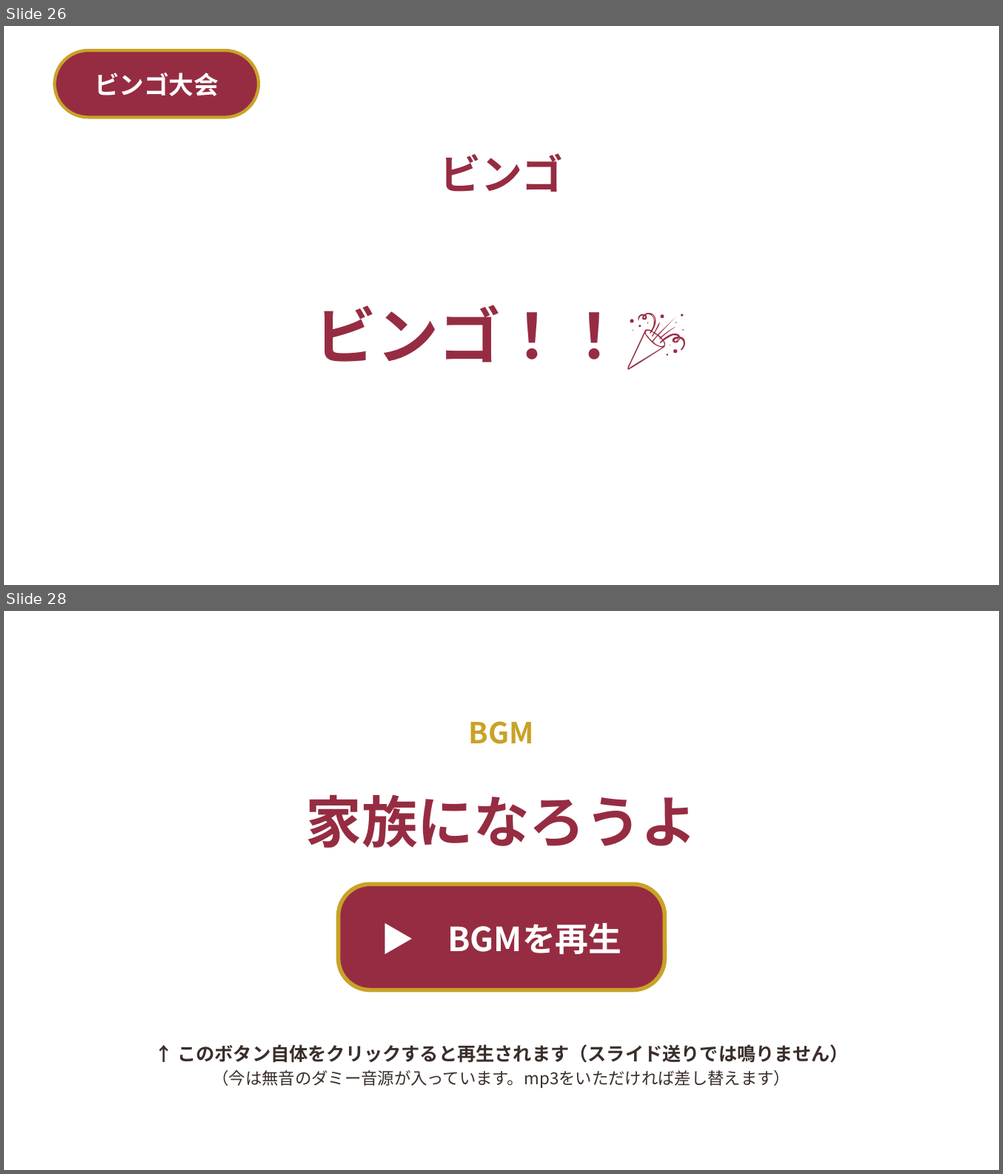
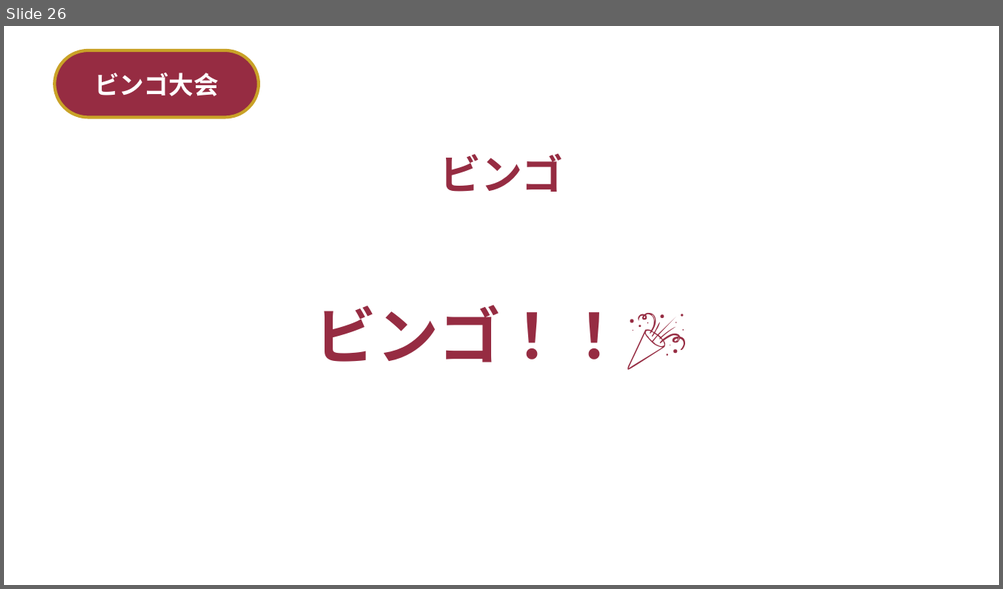
Before and after one commit to st01ohn03-coder/simple-alarm, a slide deck: wedding-deck/build/結婚式_マルバツクイズ＆ビンゴ.pptx. Shown one above the other, each under a label of ours: slides 26 and 28 before the commit, slide 26 after it; the slides between them are not shown. The pictures are 1003x1174 and 1003x589 pixels, drawn with LibreOffice and Linux fonts; fonts in the diff are those of the drawing; background and template pictures are left out. Boxes give left, top, right and bottom in pixels: in the first picture for what was removed or moved away, otherwise in the second. Text is boxed around its words. In the diff, an @@ line names an element or a change of style, - is before the commit and + after.

```diff
--- a/wedding-deck/build/結婚式_マルバツクイズ＆ビンゴ.pptx
+++ b/wedding-deck/build/結婚式_マルバツクイズ＆ビンゴ.pptx
@@ slide 28 removed at bbox=[4, 611, 999, 1170], background picture (left out) @@
@@ text removed at bbox=[469, 721, 534, 744] @@
-BGM
@@ text removed at bbox=[305, 795, 697, 848] @@
-家族になろうよ
@@ rounded rectangle removed at bbox=[338, 884, 664, 990] @@
-▶ BGMを再生
@@ text removed at bbox=[177, 1045, 848, 1088] @@
-↑ このボタン自体をクリックすると再生されます（スライド送りでは鳴りません）
-（今は無音のダミー音源が入っています。mp3をいただければ差し替えます）
```
Also in this commit, not shown: 11 slides changed, 1 slide added, 2 other slides removed, 16 other files.
